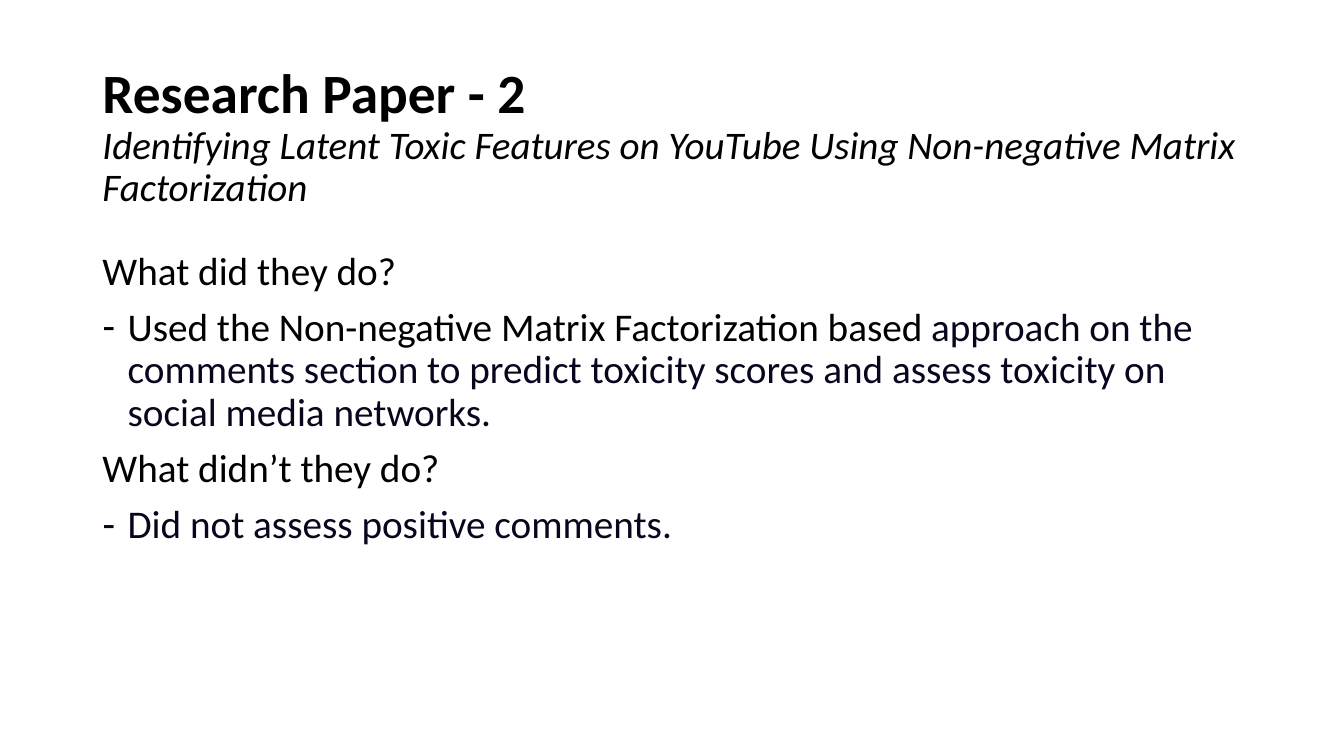
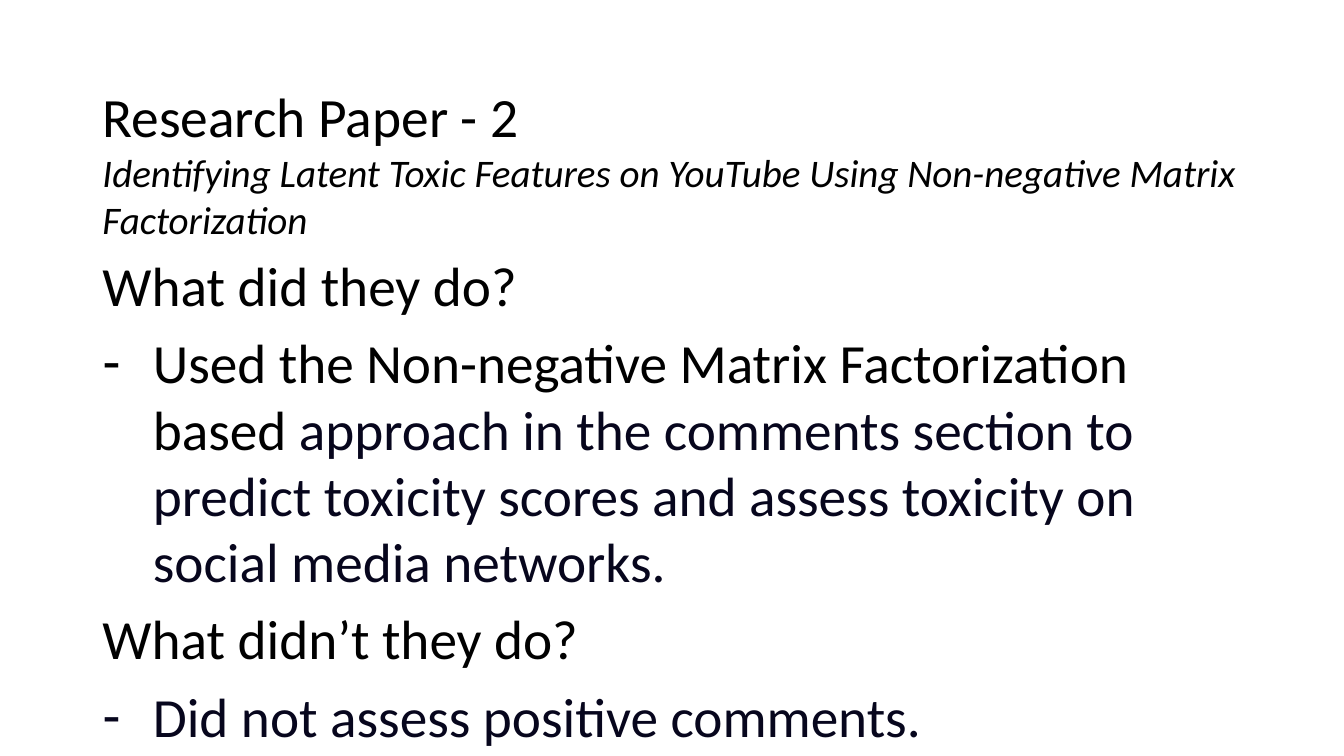
Before and after one commit to VamshiKrishna-1/Youtube_Video_Analysis_and_Prediction, a slide deck: slide 5 of Phase1.pptx (slide 3 before the commit). Drawn at 1344x756 pixels with LibreOffice and Linux fonts; fonts in the diff are those of the drawing; background and template pictures are left out. Boxes give left, top, right and bottom in pixels: in the first picture for what was removed or moved away, otherwise in the second. Text is boxed around its words. In the diff, an @@ line names an element or a change of style, - is before the commit and + after.

```diff
--- a/Phase1.pptx
+++ b/Phase1.pptx
@@ title "Research Paper - 2 Identifying ...": place and size @@
-title "Research Paper - 2 Identifying ..." at [102, 74, 1236, 202]
+title "Research Paper - 2 Identifying ..." at [102, 98, 1236, 194]
@@ title "Research Paper - 2 Identifying ..." at [102, 98, 1236, 194]: bold off in "Research Paper - 2"; line spacing 0.9 to 1 @@
@@ text at [102, 267, 921, 746]: size 28 to 39.5 pt in "What did they do?", "What didn’t they do?", "Did not assess positive comments."; line spacing 0.9 to 1; less space between paragraphs; indent changed @@
@@ text at [153, 344, 1134, 583]: text changed; size 28 to 39.5 pt @@
-– Used the Non-negative Matrix Factorization based approach on the comments section to predict toxicity scores and assess toxicity on social media networks.
+– Used the Non-negative Matrix Factorization based approach in the comments section to predict toxicity scores and assess toxicity on social media networks.
```
Also in this commit, not shown: 1 other slide changed, 6 slides added, 1 slide removed, 1 other file.
